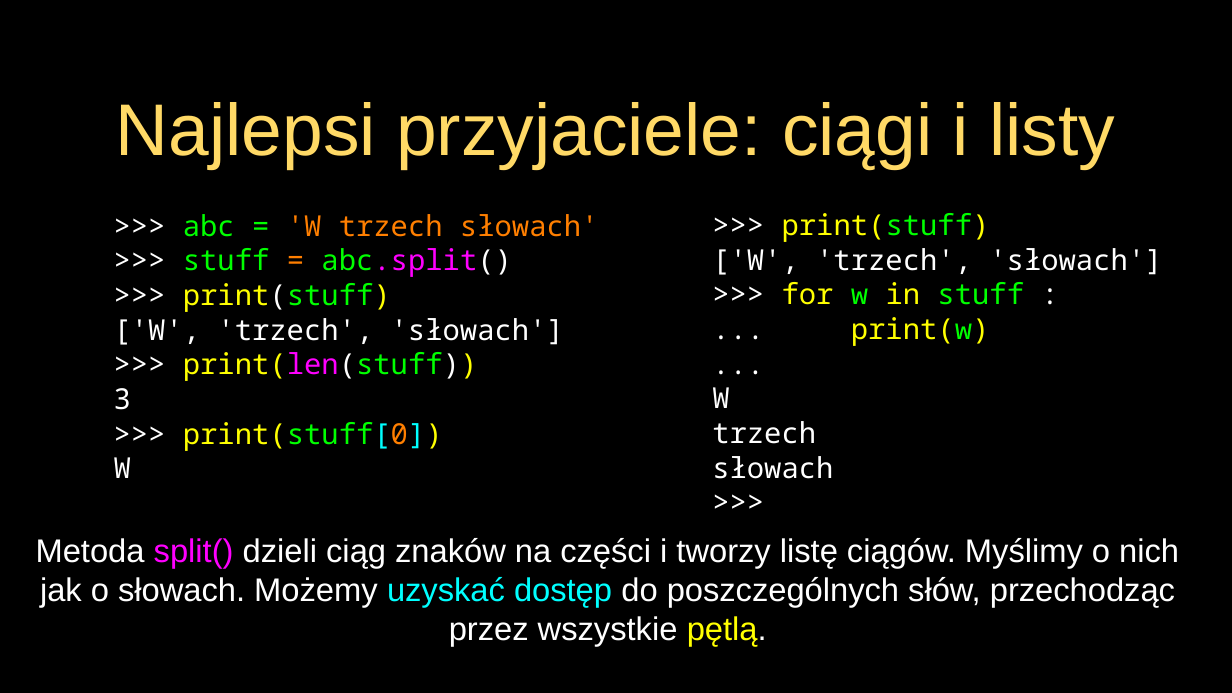
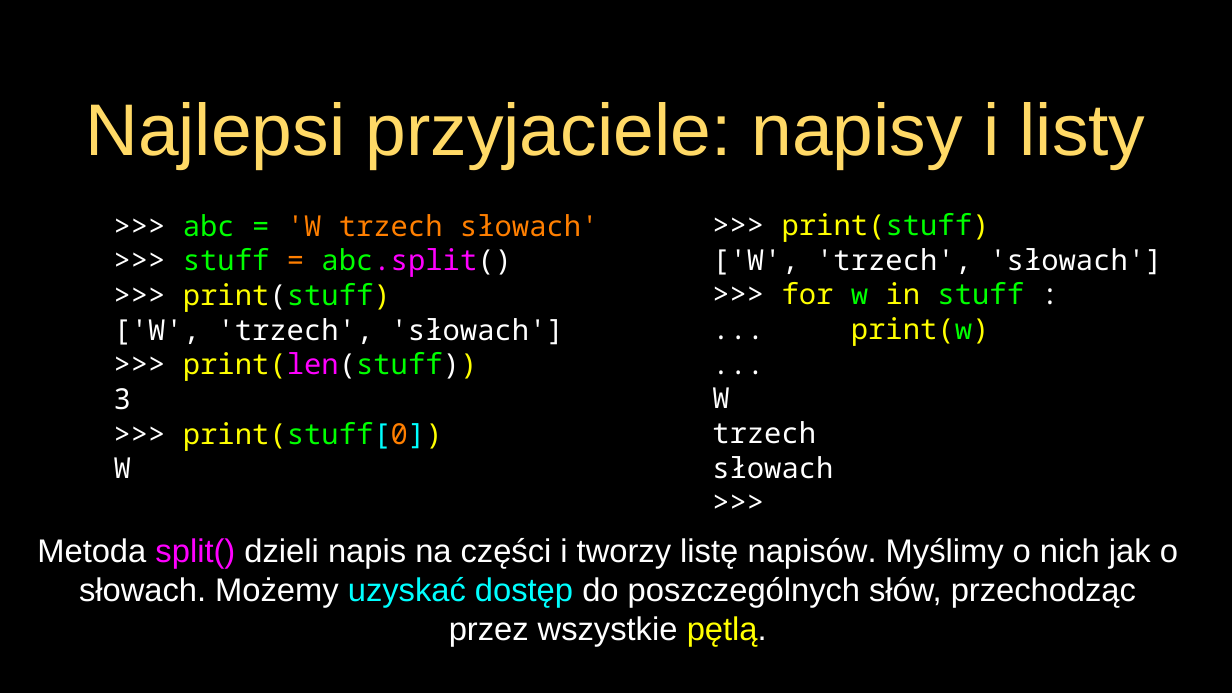
Before and after one commit to andre-wojtowicz/py4e-pl, a slide deck: slide 21 of lectures3/Pythonlearn-08-Lists-PL.pptx. Drawn at 1232x693 pixels with LibreOffice and Linux fonts; fonts in the diff are those of the drawing. Boxes give left, top, right and bottom in pixels: in the first picture for what was removed or moved away, otherwise in the second. Text is boxed around its words. In the diff, an @@ line names an element or a change of style, - is before the commit and + after.

```diff
--- a/lectures3/Pythonlearn-08-Lists-PL.pptx
+++ b/lectures3/Pythonlearn-08-Lists-PL.pptx
@@ title at <box>85,102,1146,169</box>: text changed @@
-Najlepsi przyjaciele: ciągi i listy
+Najlepsi przyjaciele: napisy i listy
@@ text at <box>37,538,1178,647</box>: text changed @@
-Metoda split() dzieli ciąg znaków na części i tworzy listę ciągów. Myślimy o nich jak o słowach. Możemy uzyskać dostęp do poszczególnych słów, przechodząc przez wszystkie pętlą.
+Metoda split() dzieli napis na części i tworzy listę napisów. Myślimy o nich jak o słowach. Możemy uzyskać dostęp do poszczególnych słów, przechodząc przez wszystkie pętlą.
```
Also in this commit, not shown: 6 other slides changed, 14 other files.
